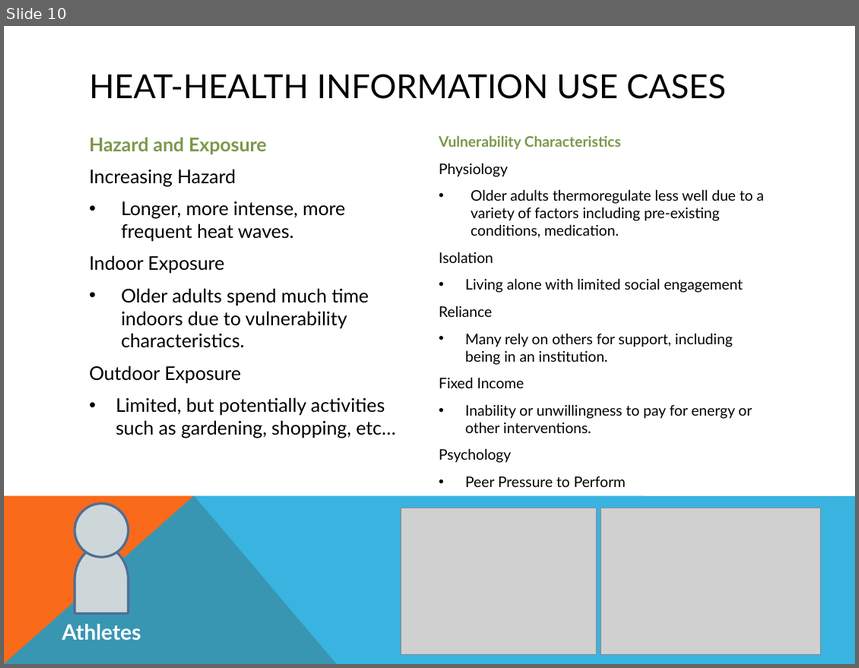
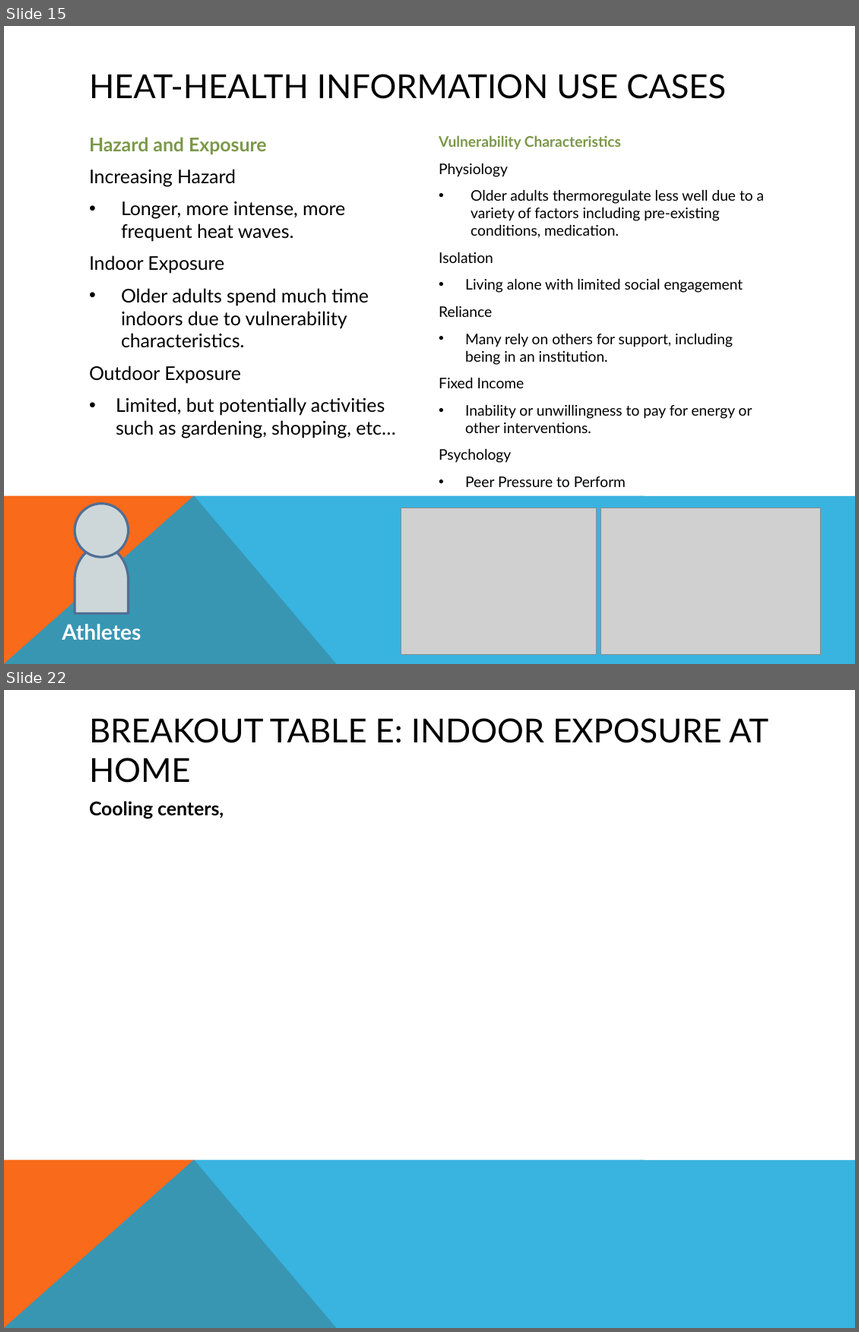
Before and after one commit to hunterjonesm/NIHHIS-Northeast, a slide deck: NIHHIS Use Cases Draft Process Document.pptx. Shown one above the other, each under a label of ours: slide 10 before the commit, slides 15 and 22 after it; the slides between them are not shown. The pictures are 859x668 and 859x1332 pixels, drawn with LibreOffice and Linux fonts; fonts in the diff are those of the drawing; grey boxes stand for pictures. Boxes give left, top, right and bottom in pixels: in the first picture for what was removed or moved away, otherwise in the second. Text is boxed around its words. In the diff, an @@ line names an element or a change of style, - is before the commit and + after.

```diff
--- a/NIHHIS Use Cases Draft Process Document.pptx
+++ b/NIHHIS Use Cases Draft Process Document.pptx
@@ slide 22 added at [4,690,855,1328], background #FFFFFF; not listed: 2 template elements that a slide beside it also shows @@
@@ title added at [89,718,769,783], 28 pt, text #000000 @@
+BREAKOUT TABLE E: INDOOR EXPOSURE AT HOME
@@ text added at [89,801,224,819], 16 pt, text #000000, bold @@
+Cooling centers,
@@ what was slide 10 is now slide 15 @@
```
Also in this commit, not shown: 4 slides changed, 9 other slides added.
